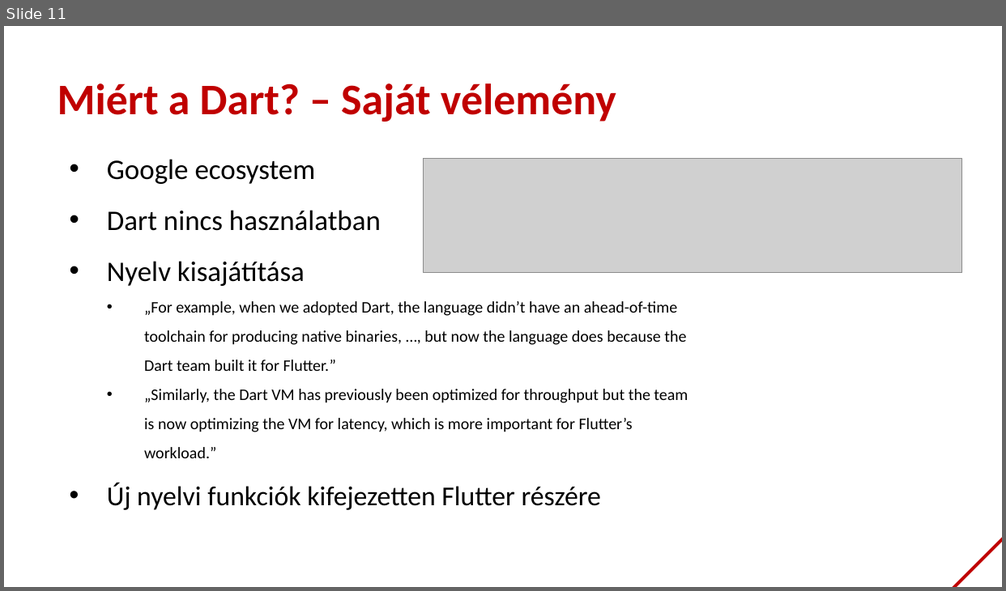
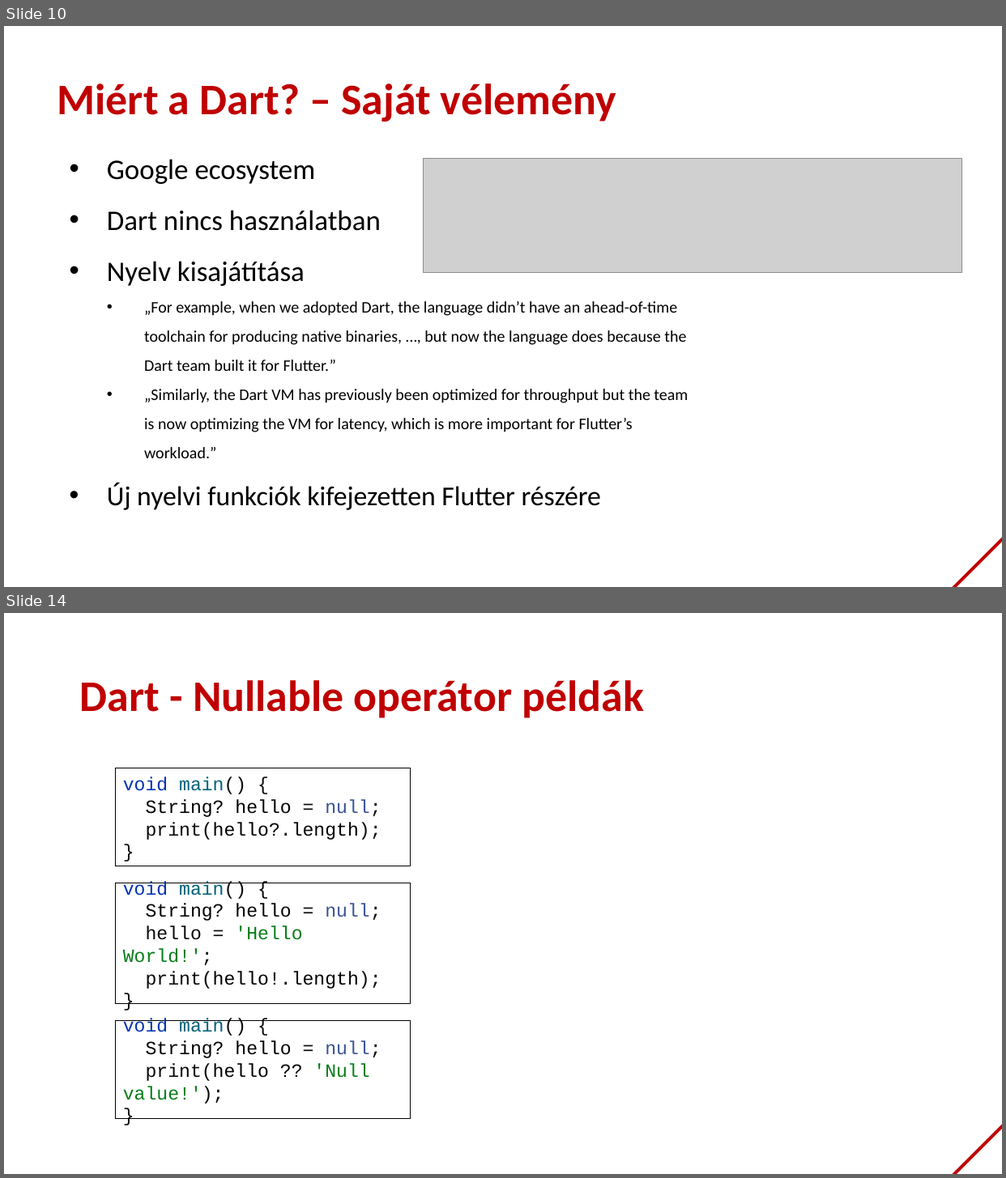
Before and after one commit to bmeaut/VIAUAV45, a slide deck: extras/lecture_01_2021.pptx. Shown one above the other, each under a label of ours: slide 11 before the commit, slides 10 and 14 after it; the slides between them are not shown. The pictures are 1006x591 and 1006x1178 pixels, drawn with LibreOffice and Linux fonts; fonts in the diff are those of the drawing; grey boxes stand for pictures; background and template pictures are left out. Boxes give left, top, right and bottom in pixels: in the first picture for what was removed or moved away, otherwise in the second. Text is boxed around its words. In the diff, an @@ line names an element or a change of style, - is before the commit and + after.

Commit message:
Add extra slides about Dart

```diff
--- a/extras/lecture_01_2021.pptx
+++ b/extras/lecture_01_2021.pptx
@@ slide 14 added at (4, 613, 1002, 1174), background #FFFFFF; not listed: 1 template element that a slide beside it also shows @@
@@ title added at (80, 680, 644, 718), 42 pt, text #C00000, bold @@
+Dart - Nullable operátor példák
@@ rectangle added at (116, 768, 410, 866), fill #FFFFFF, outline #000000 0.75 pt, 18 pt, text #000000 @@
+void main() {
+String? hello = null;
+print(hello?.length);
+}
@@ rectangle added at (116, 884, 410, 1004), fill #FFFFFF, outline #000000 0.75 pt, 18 pt, text #000000 @@
+void main() {
+String? hello = null;
+hello = 'Hello World!';
+print(hello!.length);
+}
@@ rectangle added at (116, 1021, 410, 1119), fill #FFFFFF, outline #000000 0.75 pt, 18 pt, text #000000 @@
+void main() {
+String? hello = null;
+print(hello ?? 'Null value!');
+}
@@ what was slide 11 is now slide 10 @@
```
Also in this commit, not shown: 1 slide changed, 30 other slides added, 1 slide removed.
